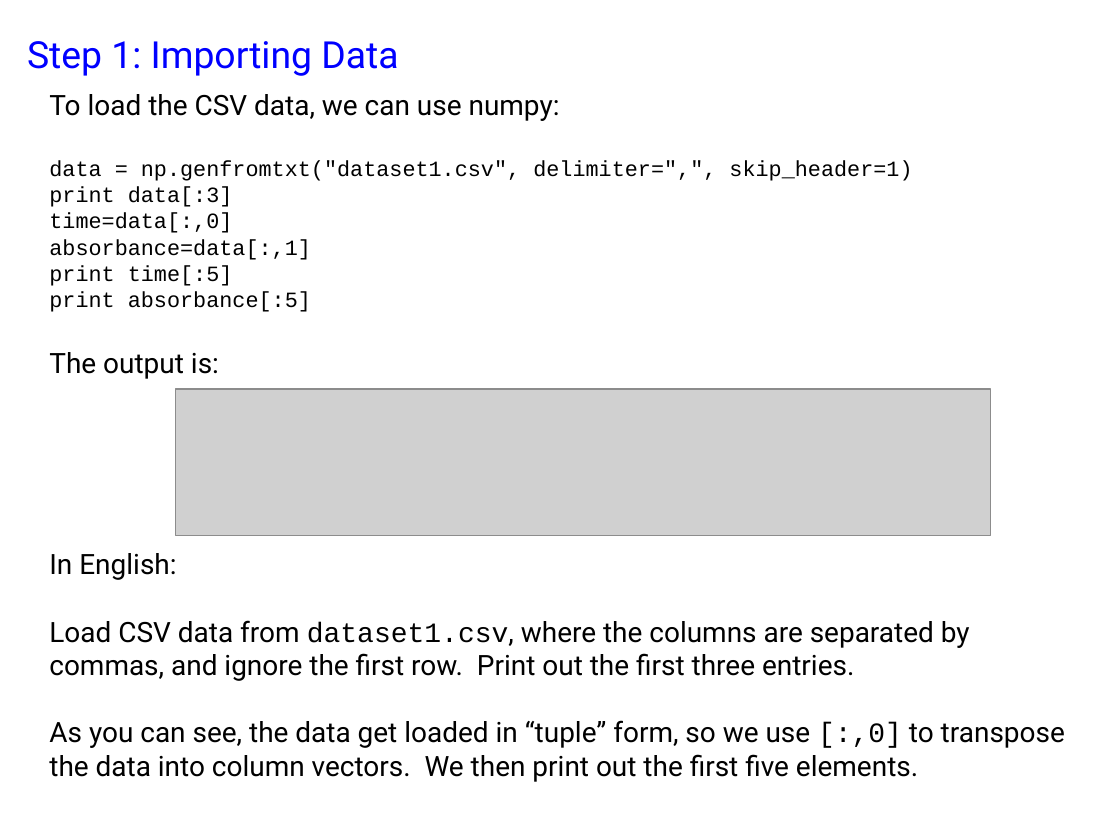
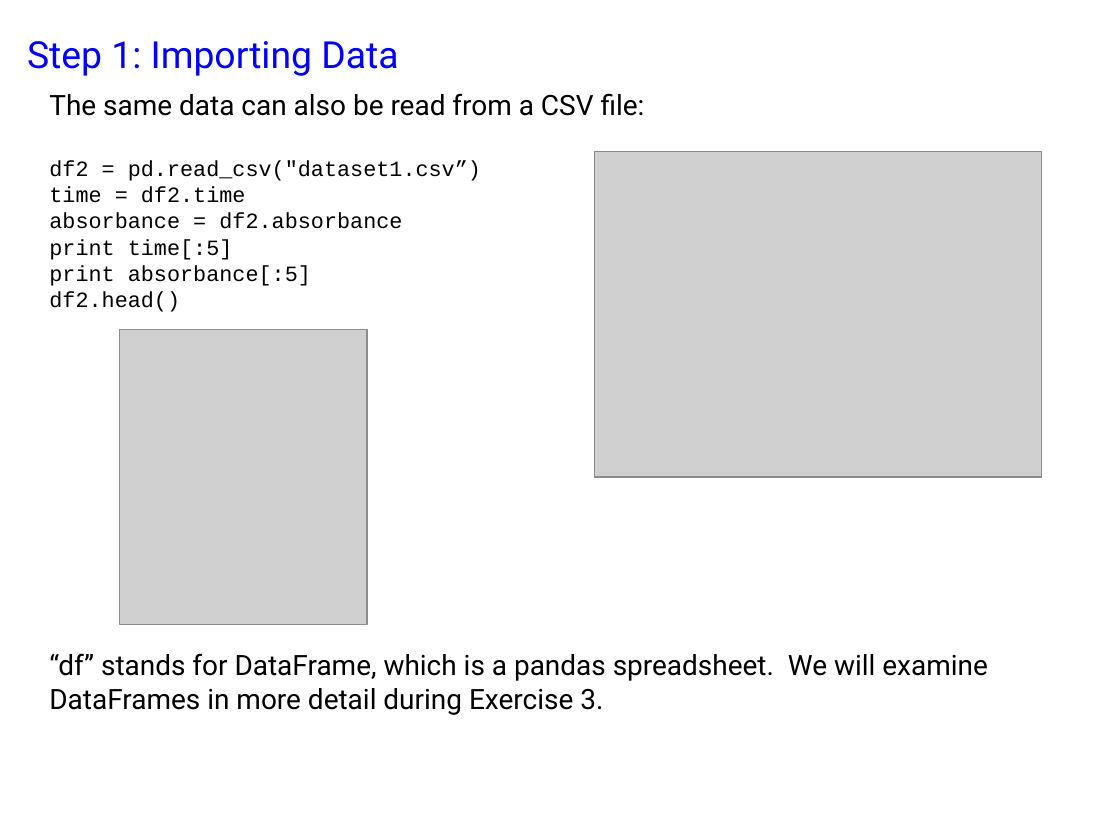
Before and after one commit to Lyle-zhang/practical_kinetics, a slide deck: slide 7 of exercise 2/exercise 2.pptx. Drawn at 1120x840 pixels with LibreOffice and Linux fonts; fonts in the diff are those of the drawing; grey boxes stand for pictures. Boxes give left, top, right and bottom in pixels: in the first picture for what was removed or moved away, otherwise in the second. Text is boxed around its words. In the diff, an @@ line names an element or a change of style, - is before the commit and + after.

Commit message:
added exercises 3 and 4

```diff
--- a/exercise 2/exercise 2.pptx
+++ b/exercise 2/exercise 2.pptx
@@ text at bbox=[49, 93, 645, 229]: text changed @@
-To load the CSV data, we can use numpy:
-data = np.genfromtxt("dataset1.csv", delimiter=",", skip_header=1)
-print data[:3]
-time=data[:,0]
-absorbance=data[:,1]
+The same data can also be read from a CSV file:
+df2 = pd.read_csv("dataset1.csv”)
+time = df2.time
+absorbance = df2.absorbance
@@ picture added at bbox=[595, 152, 1042, 477] @@
@@ text at bbox=[49, 291, 988, 715]: text changed @@
-The output is:
-In English:
-Load CSV data from dataset1.csv, where the columns are separated by commas, and ignore the first row. Print out the first three entries.
-As you can see, the data get loaded in “tuple” form, so we use [:,0] to transpose the data into column vectors. We then print out the first five elements.
+df2.head()
+“df” stands for DataFrame, which is a pandas spreadsheet. We will examine DataFrames in more detail during Exercise 3.
@@ picture added at bbox=[120, 329, 367, 625] @@
@@ picture removed at bbox=[175, 389, 990, 535] @@
```
Also in this commit, not shown: 25 other slides changed, 19 other files.
